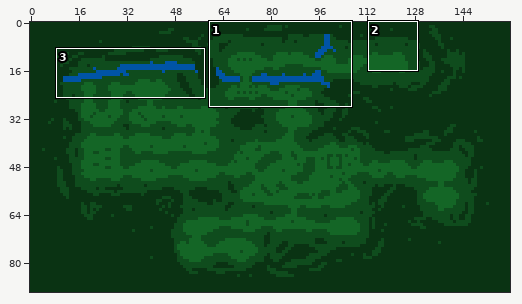
Edited in one commit: sprite sheet (sprites/spr_map_level/969d37bc-b62f-4369-901e-1726fbced4a9.png). The picture above shows the old version from afar; the outline marks the close-up.
Close-up. As it was:
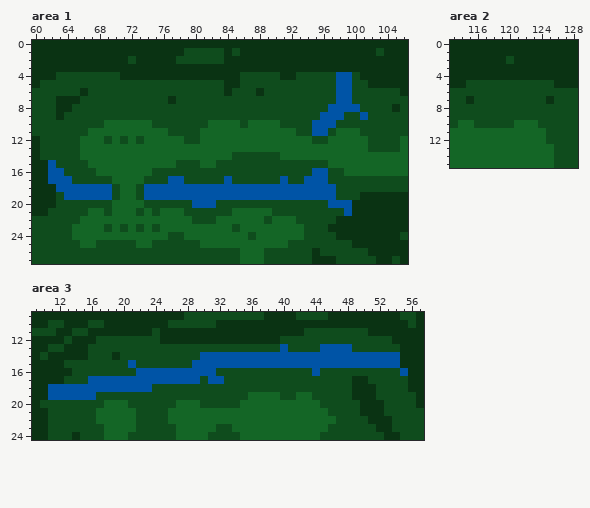
The file is 160x90 pixels. Shown: area 1: x 60..106, y 0..27; area 2: x 113..128, y 0..15; area 3: x 9..57, y 9..24.
Once edited:
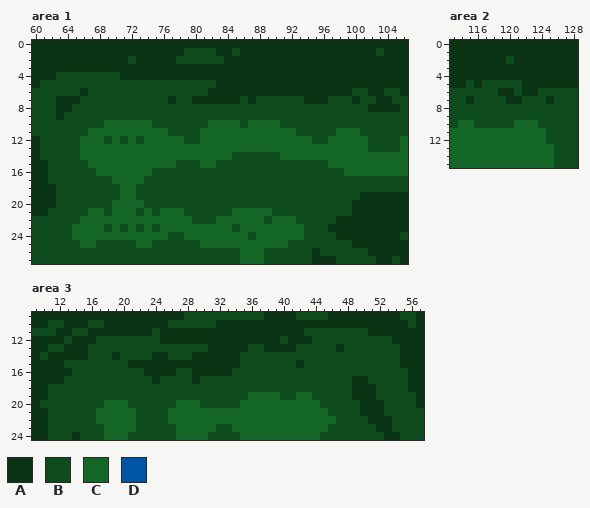
Palette (. is transparent): A #0a3313  B #0f4c1d  C #146626  D #0054a6
From old to new:
Area 1:
y 1: x 83 B -> A
y 4: x 86..90 BBBBB -> AAAAA; x 93..100 BBBBBDDB -> AAAAAAAA
y 5: x 83 B -> A; x 86..101 BBBBBBBBBBBBDDBB -> AAAAAAAAAAAAAAAA
y 6: x 82..83 BB -> AA; x 85..87 BBB -> AAA; x 89..99 BBBBBBBBBDD -> AAAAAAAAAAA; x 102..103 BB -> AA
y 7: x 80..85 BBBBBB -> AAAAAA; x 87 B -> A; x 94..96 BBB -> AAA; x 98..100 DDB -> BBA; x 103..104 BB -> AA
y 8: x 97..100 DDDD -> BBBB; x 102..104 BBB -> AAA
y 9: x 96..98 DDD -> BBB; x 101 D -> B
y 10: x 95..97 DDD -> BBB
y 11: x 95..96 DD -> BB
y 15: x 62 D -> B
y 16: x 62..63 DD -> BB; x 95..96 DD -> BB
y 17: x 62..64 DDD -> BBB; x 77..78 DD -> BB; x 84 D -> B; x 91 D -> B; x 94..96 DDD -> BBB
y 18: x 63..69 DDDDDDD -> BBBBBBB; x 74..97 DDDDDDDDDDDDDDDDDDDDDDDD -> BBBBBBBBBBBBBBBBBBBBBBBB
y 19: x 64..69 DDDDDD -> BBBBBB; x 74..97 DDDDDDDDDDDDDDDDDDDDDDDD -> BBBBBBBBBBBBBBBBBBBBBBBB
y 20: x 80..82 DDD -> BBB; x 97..99 DDD -> BBB
y 21: x 99 D -> B
Area 2:
y 5: x 116 B -> A; x 122..125 BBBB -> AAAA
y 6: x 119..120 BB -> AA; x 122..123 BB -> AA
y 7: x 120..121 BB -> AA
Area 3:
y 12: x 41..43 BBB -> AAA
y 13: x 31..35 BBBBB -> AAAAA; x 38..41 BBDB -> AAAA; x 45..48 DDDD -> BBAB
y 14: x 24..25 BB -> AA; x 29..54 BDDDDDDDDDDDDDDDDDDDDDDDDD -> AAAAAABBBBBBBBBBBBBBBBBBBB
y 15: x 21..54 DBBBBBBBDDDDDDDDDDDDDDDDDDDDDDDDDD -> AAAAAAAAAAAAAABBBBBBBABBBBBBBBBBBB
y 16: x 22..33 DDDDDDDDDDBB -> BAAAABBAAAAA; x 44 D -> B; x 55 D -> B
y 17: x 16..29 DDDDDDDDDDDDDD -> BBBBBBBBABBBBA; x 31..32 DD -> BB
y 18: x 11..23 DDDDDDDDDDDDD -> BBBBBBBBBBBBB
y 19: x 11..16 DDDDDD -> BBBBBB
